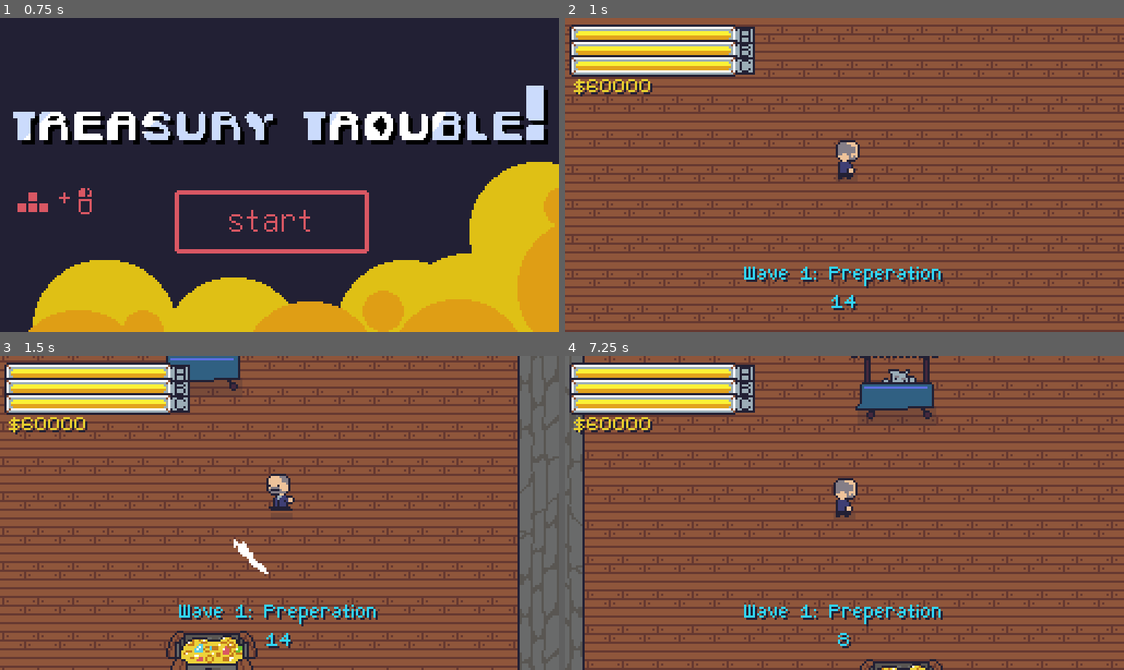
Above: before the commit, frames 1-4 (two rows, left to right).
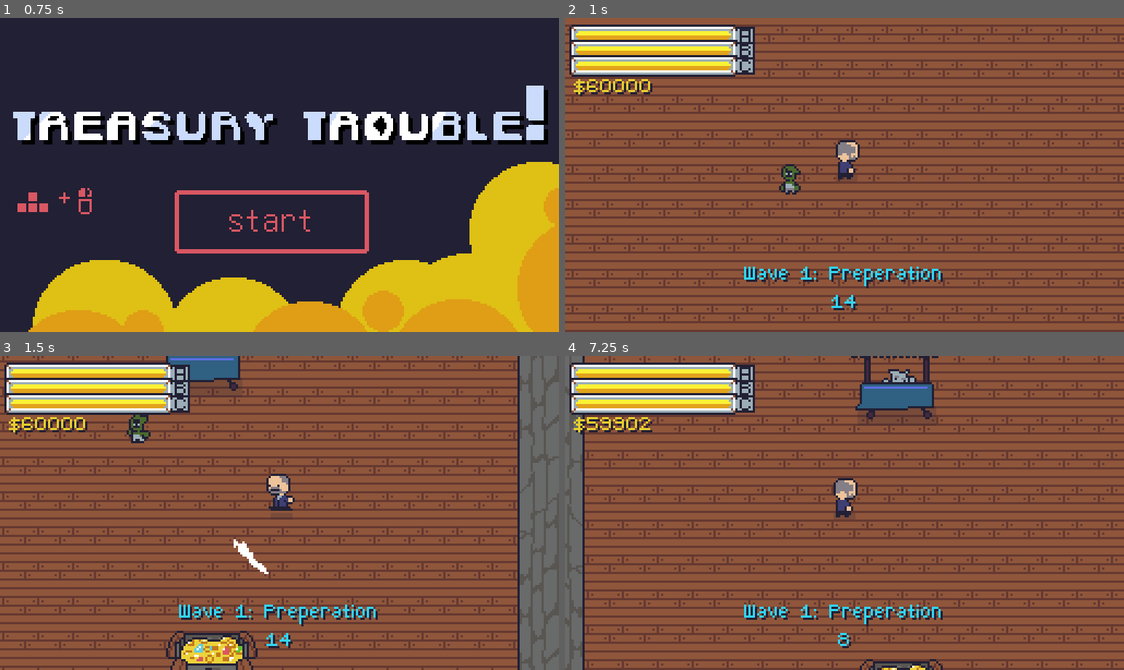
Above: after the commit, the same moments.

Repository: jiink/treasury-trouble
Game: Godot game, scene res://title.tscn
Same seed, same stepped clock (60 frames per second), same inputs: the game is played once before the commit and once after it.
Inputs (mouse positions are in pixels of both pictures, inside the frame that each line leads up to):
- Up to frame 1 (0.75 s): tap Enter at 0.5 s; move the mouse to (402, 159) at 0.52 s; hold D (right) from 0.53 s (still down); tap Space (a) at 0.6 s
- Up to frame 2 (1 s): keep holding D (right); click (967, 159) at 0.8 s
- Up to frame 3 (1.5 s): move the mouse to (167, 528) at 1.27 s; release D (right) at 1.28 s; hold S (down) from 1.28 s (still down); click (167, 528) at 1.35 s
- Up to frame 4 (7.25 s): tap Space (a) at 1.55, 2.1, 3.05, 3.6, 4.55, 5.1, 6.05, 6.6 s; move the mouse to (900, 443) at 2.02 s; release S (down) at 2.03 s; hold D (right) 2.03-2.78 s; click (900, 443) at 2.3 s; move the mouse to (816, 575) at 2.77 s; hold W (up) 2.78-3.53 s; click (816, 575) at 2.85 s; move the mouse to (1012, 560) at 3.52 s; hold A (left) 3.53-5.03 s; click (1012, 560) at 3.8 s; move the mouse to (676, 465) at 4.27 s; click (676, 465) at 4.35 s; move the mouse to (872, 513) at 5.02 s; hold S (down) 5.03-5.78 s; click (872, 513) at 5.3 s; move the mouse to (760, 434) at 5.77 s; hold D (right) 5.78-6.53 s; click (760, 434) at 5.85 s; move the mouse to (967, 497) at 6.52 s; hold W (up) from 6.53 s (still down); click (967, 497) at 6.8 s

Frame 1 is identical in both runs. In frame 2, 0.3% of the frame differs, in the area x 38-43%, y 46-57%; in frame 3, 0.3%, in the area x 22-27%, y 18-28%; in frame 4, 0.2%.

Commit message:
the guys splat now

Diff:
--- /dev/null
+++ b/deathsplosion.gd
@@ -0,0 +1,14 @@
+extends Node2D
+
+# Declare member variables here. Examples:
+# var a = 2
+# var b = "text"
+
+# Called when the node enters the scene tree for the first time.
+func _ready():
+	print("splat spawned!")
+	$CPUParticles2D.emitting = true
+
+func _on_Timer_timeout():
+	print("splat gone")
+	queue_free()
--- /dev/null
+++ b/deathsplosion.tscn
@@ -0,0 +1,40 @@
+[gd_scene load_steps=4 format=2]
+
+[ext_resource path="res://deathsplosion.gd" type="Script" id=1]
+[ext_resource path="res://sounds/splat.wav" type="AudioStream" id=2]
+
+[sub_resource type="Gradient" id=1]
+offsets = PoolRealArray( 0.742857, 1 )
+colors = PoolColorArray( 1, 1, 1, 1, 1, 1, 1, 0 )
+
+[node name="deathsplosion" type="Node2D"]
+modulate = Color( 0.686275, 0.184314, 0.184314, 1 )
+script = ExtResource( 1 )
+
+[node name="CPUParticles2D" type="CPUParticles2D" parent="."]
+emitting = false
+amount = 12
+one_shot = true
+explosiveness = 0.99
+randomness = 1.0
+spread = 180.0
+gravity = Vector2( 0, 0 )
+initial_velocity = 24.0
+initial_velocity_random = 1.0
+angular_velocity = 13.71
+angular_velocity_random = 0.35
+linear_accel = -17.14
+scale_amount = 4.0
+scale_amount_random = 1.0
+color_ramp = SubResource( 1 )
+
+[node name="AudioStreamPlayer" type="AudioStreamPlayer" parent="."]
+stream = ExtResource( 2 )
+volume_db = -4.522
+autoplay = true
+
+[node name="Timer" type="Timer" parent="."]
+wait_time = 2.0
+one_shot = true
+autostart = true
+[connection signal="timeout" from="Timer" to="." method="_on_Timer_timeout"]
--- a/foes/thief.gd
+++ b/foes/thief.gd
@@ -14,6 +14,7 @@
 var state
 var prevstate
 
+var diewait = false
 var target
 
 var max_hp = 6
@@ -33,6 +34,9 @@
 	$sprite.play("run")
 
 func _process(delta):
+	if diewait:
+		die()
+
 	if state == STOPPED:
 		pass
 
@@ -120,6 +124,11 @@
 	$AudioStreamPlayer.play()
 	$AudioStreamPlayer.pitch_scale = 1 + randf() * 0.2 - 0.1
 	if hp <= 0:
+		var splat = load("res://deathsplosion.tscn")
+		splat = splat.instance()
+
+		$"..".add_child(splat)
+		splat.position = position
 		die()
 
 func be_knocked_back(power, pos):
--- a/foes/thief.tscn
+++ b/foes/thief.tscn
@@ -14,6 +14,7 @@
 [ext_resource path="res://foes/thief/thief_take8.png" type="Texture" id=12]
 [ext_resource path="res://foes/thief/thief_take9.png" type="Texture" id=13]
 [ext_resource path="res://sounds/hit.wav" type="AudioStream" id=14]
+[ext_resource path="res://sounds/splat.wav" type="AudioStream" id=15]
 
 [sub_resource type="SpriteFrames" id=3]
 animations = [ {
@@ -67,3 +68,6 @@
 
 [node name="AudioStreamPlayer" type="AudioStreamPlayer" parent="."]
 stream = ExtResource( 14 )
+
+[node name="splatsound" type="AudioStreamPlayer" parent="."]
+stream = ExtResource( 15 )
--- a/treasury.tscn
+++ b/treasury.tscn
@@ -8,12 +8,13 @@
 [ext_resource path="res://player/player.tscn" type="PackedScene" id=6]
 [ext_resource path="res://room/goldpot/goldpot.tscn" type="PackedScene" id=7]
 [ext_resource path="res://fonts/small.tres" type="DynamicFont" id=8]
-[ext_resource path="res://room/shop/shopcart.tscn" type="PackedScene" id=9]
-[ext_resource path="res://room/enterancetop.png" type="Texture" id=10]
-[ext_resource path="res://room/top2.png" type="Texture" id=11]
-[ext_resource path="res://room/doorspawnabove.png" type="Texture" id=12]
-[ext_resource path="res://hud.tscn" type="PackedScene" id=13]
-[ext_resource path="res://Camera2D.gd" type="Script" id=14]
+[ext_resource path="res://foes/thief.tscn" type="PackedScene" id=9]
+[ext_resource path="res://room/shop/shopcart.tscn" type="PackedScene" id=10]
+[ext_resource path="res://room/enterancetop.png" type="Texture" id=11]
+[ext_resource path="res://room/top2.png" type="Texture" id=12]
+[ext_resource path="res://room/doorspawnabove.png" type="Texture" id=13]
+[ext_resource path="res://hud.tscn" type="PackedScene" id=14]
+[ext_resource path="res://Camera2D.gd" type="Script" id=15]
 
 [sub_resource type="TileSet" id=1]
 0/name = "woodfloor.png 0"
@@ -263,23 +264,26 @@
 
 [node name="foes" type="YSort" parent="sort"]
 
-[node name="shopcart" parent="sort" instance=ExtResource( 9 )]
+[node name="thief" parent="sort/foes" instance=ExtResource( 9 )]
+position = Vector2( -23, 52 )
+
+[node name="shopcart" parent="sort" instance=ExtResource( 10 )]
 
 [node name="enterancetop" type="Sprite" parent="."]
 position = Vector2( 14, -469 )
-texture = ExtResource( 10 )
+texture = ExtResource( 11 )
 
 [node name="top2" type="Sprite" parent="enterancetop"]
 position = Vector2( -3, 660 )
-texture = ExtResource( 11 )
+texture = ExtResource( 12 )
 offset = Vector2( 0.5, 0 )
 
 [node name="doorspawnabove" type="Sprite" parent="enterancetop"]
 position = Vector2( 172, 382 )
-texture = ExtResource( 12 )
+texture = ExtResource( 13 )
 offset = Vector2( 0.5, 0 )
 
-[node name="hud" parent="." instance=ExtResource( 13 )]
+[node name="hud" parent="." instance=ExtResource( 14 )]
 editor/display_folded = true
 
 [node name="cam" type="Camera2D" parent="."]
Not shown: 1 places in foes/thief.tscn that only renumber resources
Not shown, added: sounds/splat.wav.import
Not shown: 2 places in treasury.tscn that only renumber resources
Not shown, added: sounds/splat.wav
